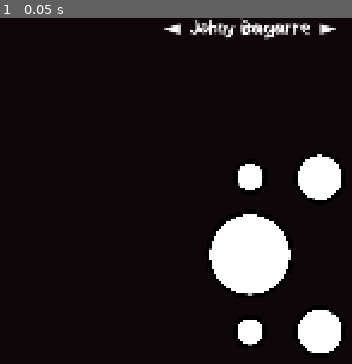
Above: before the commit, frame 1.
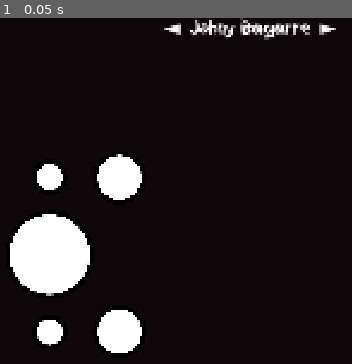
Above: after the commit, the same moment.

Repository: MoutonDemocrate/BAGARR
Game: Godot game, scene res://scenes/character_selection/character_selector.tscn
Same seed, same stepped clock (60 frames per second), same inputs: the game is played once before the commit and once after it. This scene is started directly instead of the project's main scene.
Inputs:
- Up to frame 1 (0.05 s): no input

The runs differ from the first frame. In frame 1, 15% of the frame differs, in the area x 2-97%, y 39-97%.

Commit message:
fixed animations

Diff:
--- a/scenes/arena/arena.tscn
+++ b/scenes/arena/arena.tscn
@@ -20,14 +20,14 @@
 held_modification_stack = SubResource("SkeletonModificationStack2D_0owmy")
 
 [sub_resource type="SkeletonModification2DTwoBoneIK" id="SkeletonModification2DTwoBoneIK_5gtgg"]
-target_nodepath = NodePath("../IKTargetL")
+target_nodepath = NodePath("IKTargetL")
 joint_one_bone_idx = 2
 joint_one_bone2d_node = NodePath("base/arm_l")
 joint_two_bone_idx = 3
 joint_two_bone2d_node = NodePath("base/arm_l/forearm_l")
 
 [sub_resource type="SkeletonModification2DTwoBoneIK" id="SkeletonModification2DTwoBoneIK_h17s1"]
-target_nodepath = NodePath("../IKTargetLR")
+target_nodepath = NodePath("IKTargetLR")
 flip_bend_direction = true
 joint_one_bone_idx = 5
 joint_one_bone2d_node = NodePath("base/arm_r")
--- a/scenes/character_selection/character_selector.tscn
+++ b/scenes/character_selection/character_selector.tscn
@@ -16,21 +16,21 @@
 held_modification_stack = SubResource("SkeletonModificationStack2D_n5vam")
 
 [sub_resource type="SkeletonModification2DTwoBoneIK" id="SkeletonModification2DTwoBoneIK_6t2ya"]
-target_nodepath = NodePath("../IKTargetL")
+target_nodepath = NodePath("IKTargetL")
 joint_one_bone_idx = 2
 joint_one_bone2d_node = NodePath("base/arm_l")
 joint_two_bone_idx = 3
 joint_two_bone2d_node = NodePath("base/arm_l/forearm_l")
 
 [sub_resource type="SkeletonModification2DTwoBoneIK" id="SkeletonModification2DTwoBoneIK_uxhgv"]
-target_nodepath = NodePath("../IKTargetLR")
+target_nodepath = NodePath("IKTargetLR")
 flip_bend_direction = true
 joint_one_bone_idx = 5
 joint_one_bone2d_node = NodePath("base/arm_r")
 joint_two_bone_idx = 6
 joint_two_bone2d_node = NodePath("base/arm_r/forearm_r")
 
-[sub_resource type="SkeletonModificationStack2D" id="SkeletonModificationStack2D_10hmh"]
+[sub_resource type="SkeletonModificationStack2D" id="SkeletonModificationStack2D_lsunf"]
 resource_local_to_scene = true
 enabled = true
 modification_count = 3
@@ -81,4 +81,8 @@
 layout_mode = 2
 
 [node name="Skeleton2D" parent="VBoxContainer/CharacterContainer/CenterContainer/SkinAnchor" unique_id=767322670 instance=ExtResource("2_lsunf")]
-modification_stack = SubResource("SkeletonModificationStack2D_10hmh")
+modification_stack = SubResource("SkeletonModificationStack2D_lsunf")
+
+[node name="VBoxContainer" type="VBoxContainer" parent="VBoxContainer/CharacterContainer" unique_id=426046122]
+layout_mode = 2
+size_flags_horizontal = 3
--- a/scenes/player/skeleton.tscn
+++ b/scenes/player/skeleton.tscn
@@ -35,7 +35,7 @@
 tracks/0/type = "value"
 tracks/0/imported = false
 tracks/0/enabled = true
-tracks/0/path = NodePath("../IKTargetL:position")
+tracks/0/path = NodePath("IKTargetL:position")
 tracks/0/interp = 1
 tracks/0/loop_wrap = true
 tracks/0/keys = {
@@ -47,7 +47,7 @@
 tracks/1/type = "value"
 tracks/1/imported = false
 tracks/1/enabled = true
-tracks/1/path = NodePath("../IKTargetLR:position")
+tracks/1/path = NodePath("IKTargetLR:position")
 tracks/1/interp = 1
 tracks/1/loop_wrap = true
 tracks/1/keys = {
@@ -116,7 +116,7 @@
 tracks/0/type = "value"
 tracks/0/imported = false
 tracks/0/enabled = true
-tracks/0/path = NodePath("../IKTargetL:position")
+tracks/0/path = NodePath("IKTargetL:position")
 tracks/0/interp = 2
 tracks/0/loop_wrap = true
 tracks/0/keys = {
@@ -128,7 +128,7 @@
 tracks/1/type = "value"
 tracks/1/imported = false
 tracks/1/enabled = true
-tracks/1/path = NodePath("../IKTargetLR:position")
+tracks/1/path = NodePath("IKTargetLR:position")
 tracks/1/interp = 2
 tracks/1/loop_wrap = true
 tracks/1/keys = {
@@ -144,7 +144,7 @@
 tracks/0/type = "value"
 tracks/0/imported = false
 tracks/0/enabled = true
-tracks/0/path = NodePath("../IKTargetL:position")
+tracks/0/path = NodePath("IKTargetL:position")
 tracks/0/interp = 2
 tracks/0/loop_wrap = true
 tracks/0/keys = {
@@ -156,7 +156,7 @@
 tracks/1/type = "value"
 tracks/1/imported = false
 tracks/1/enabled = true
-tracks/1/path = NodePath("../IKTargetLR:position")
+tracks/1/path = NodePath("IKTargetLR:position")
 tracks/1/interp = 2
 tracks/1/loop_wrap = true
 tracks/1/keys = {
@@ -171,7 +171,7 @@
 tracks/0/type = "value"
 tracks/0/imported = false
 tracks/0/enabled = true
-tracks/0/path = NodePath("../IKTargetL:position")
+tracks/0/path = NodePath("IKTargetL:position")
 tracks/0/interp = 2
 tracks/0/loop_wrap = true
 tracks/0/keys = {
@@ -183,7 +183,7 @@
 tracks/1/type = "value"
 tracks/1/imported = false
 tracks/1/enabled = true
-tracks/1/path = NodePath("../IKTargetLR:position")
+tracks/1/path = NodePath("IKTargetLR:position")
 tracks/1/interp = 2
 tracks/1/loop_wrap = true
 tracks/1/keys = {
@@ -199,7 +199,7 @@
 tracks/0/type = "value"
 tracks/0/imported = false
 tracks/0/enabled = true
-tracks/0/path = NodePath("../IKTargetL:position")
+tracks/0/path = NodePath("IKTargetL:position")
 tracks/0/interp = 2
 tracks/0/loop_wrap = true
 tracks/0/keys = {
@@ -211,7 +211,7 @@
 tracks/1/type = "value"
 tracks/1/imported = false
 tracks/1/enabled = true
-tracks/1/path = NodePath("../IKTargetLR:position")
+tracks/1/path = NodePath("IKTargetLR:position")
 tracks/1/interp = 2
 tracks/1/loop_wrap = true
 tracks/1/keys = {
@@ -251,7 +251,7 @@
 tracks/0/type = "value"
 tracks/0/imported = false
 tracks/0/enabled = true
-tracks/0/path = NodePath("../IKTargetL:position")
+tracks/0/path = NodePath("IKTargetL:position")
 tracks/0/interp = 2
 tracks/0/loop_wrap = true
 tracks/0/keys = {
@@ -263,7 +263,7 @@
 tracks/1/type = "value"
 tracks/1/imported = false
 tracks/1/enabled = true
-tracks/1/path = NodePath("../IKTargetLR:position")
+tracks/1/path = NodePath("IKTargetLR:position")
 tracks/1/interp = 2
 tracks/1/loop_wrap = true
 tracks/1/keys = {
@@ -303,7 +303,7 @@
 tracks/0/type = "value"
 tracks/0/imported = false
 tracks/0/enabled = true
-tracks/0/path = NodePath("../IKTargetL:position")
+tracks/0/path = NodePath("IKTargetL:position")
 tracks/0/interp = 2
 tracks/0/loop_wrap = true
 tracks/0/keys = {
@@ -315,7 +315,7 @@
 tracks/1/type = "value"
 tracks/1/imported = false
 tracks/1/enabled = true
-tracks/1/path = NodePath("../IKTargetLR:position")
+tracks/1/path = NodePath("IKTargetLR:position")
 tracks/1/interp = 2
 tracks/1/loop_wrap = true
 tracks/1/keys = {
